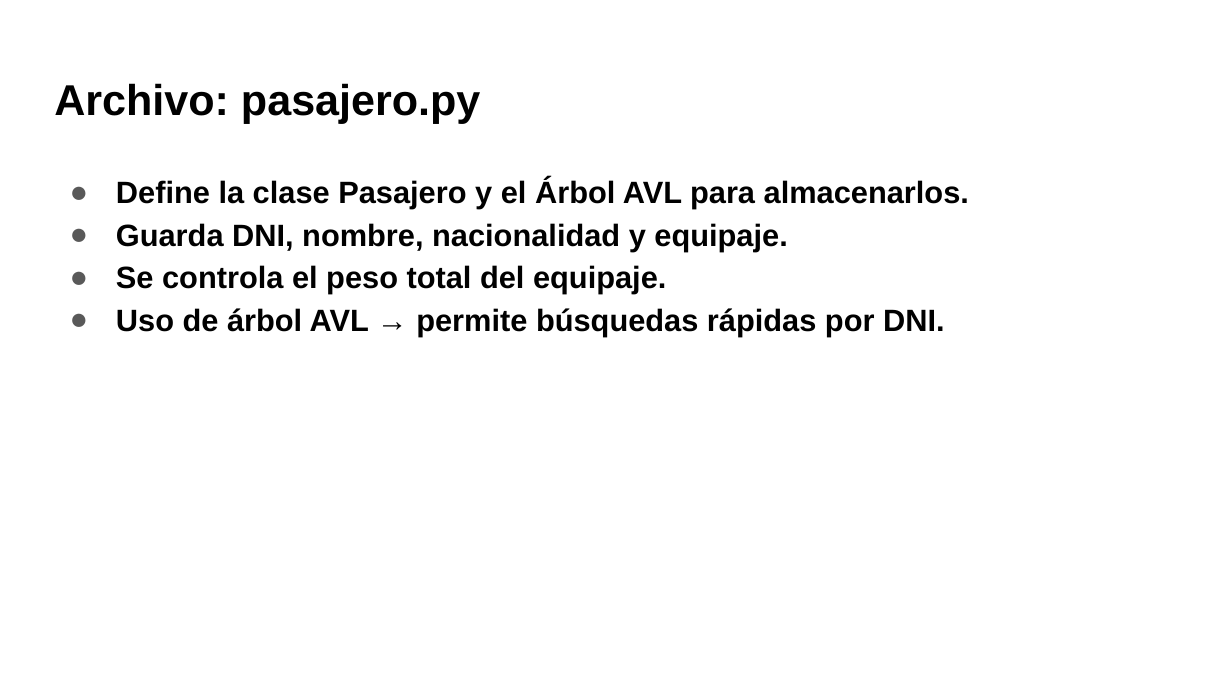
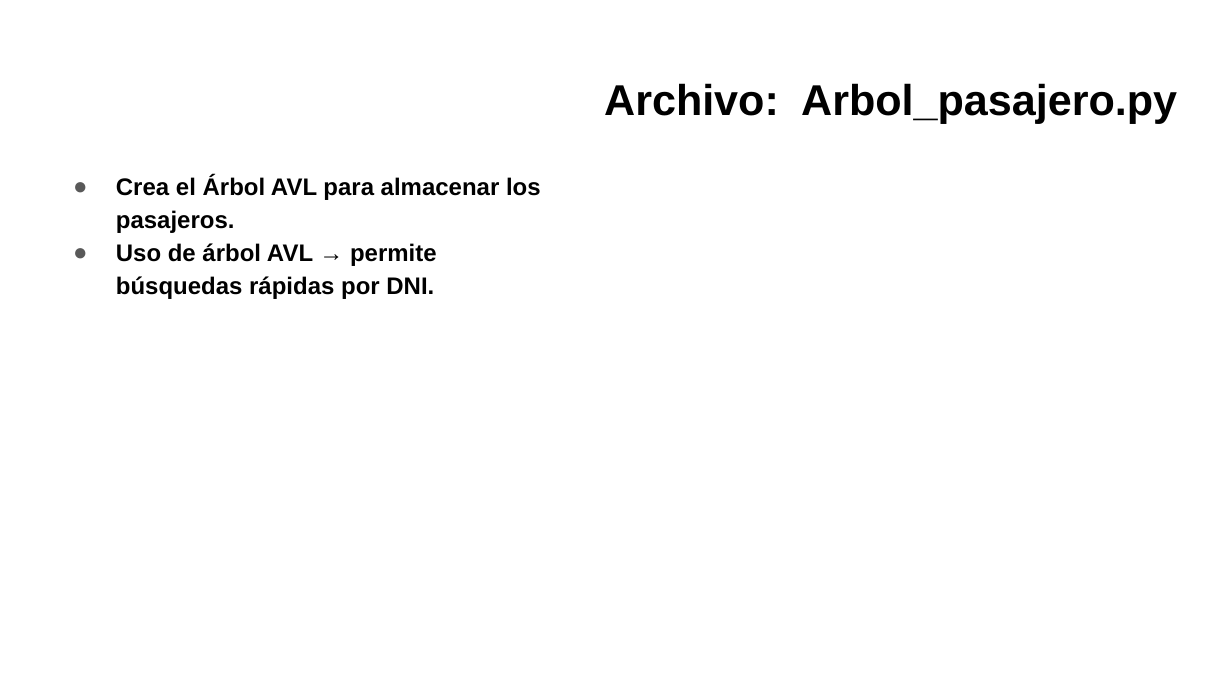
Before and after one commit to MarielaIPS/Final, a slide deck: slide 12 of Sistema de vuelos.pptx (slide 7 before the commit). Drawn at 1232x693 pixels with LibreOffice and Linux fonts; fonts in the diff are those of the drawing; background and template pictures are left out. Boxes give left, top, right and bottom in pixels: in the first picture for what was removed or moved away, otherwise in the second. Text is boxed around its words. In the diff, an @@ line names an element or a change of style, - is before the commit and + after.

```diff
--- a/Sistema de vuelos.pptx
+++ b/Sistema de vuelos.pptx
@@ title at [604,83,1177,123]: text changed @@
-Archivo: pasajero.py
+Archivo: Arbol_pasajero.py
@@ text at [116,176,541,233]: text changed; size 18 to 14 pt @@
-● Define la clase Pasajero y el Árbol AVL para almacenarlos.
-● Guarda DNI, nombre, nacionalidad y equipaje.
-● Se controla el peso total del equipaje.
+● Crea el Árbol AVL para almacenar los pasajeros.
@@ text at [116,243,437,299]: size 18 to 14 pt in "Uso de árbol AVL → permite búsquedas ..."; indent changed @@
```
Also in this commit, not shown: 5 other slides changed, 11 slides added, 1 slide removed, 6 other files.
